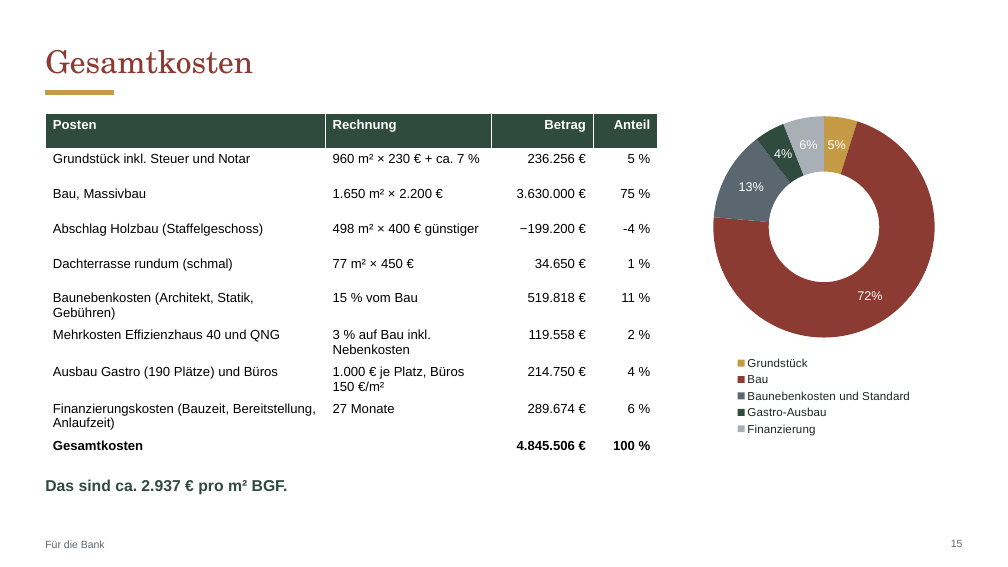
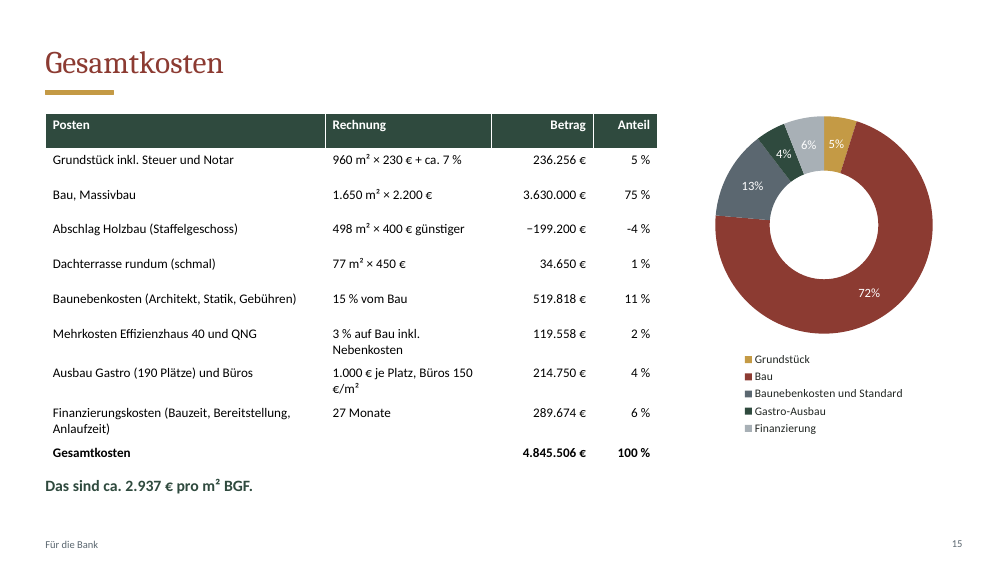
Before and after one commit to CartoonUsername/bau-projekt, a slide deck: slide 15 of praesentation/werlte_master/plan_8WE/Neue-Mitte-Werlte_Baufeld3_8-Wohnungen_Grosse-Gastro-EG_Rev-GRZ-II.pptx. Drawn at 1008x567 pixels with LibreOffice and Linux fonts; fonts in the diff are those of the drawing. Boxes give left, top, right and bottom in pixels: in the first picture for what was removed or moved away, otherwise in the second. Text is boxed around its words. In the diff, an @@ line names an element or a change of style, - is before the commit and + after.

```diff
--- a/praesentation/werlte_master/plan_8WE/Neue-Mitte-Werlte_Baufeld3_8-Wohnungen_Grosse-Gastro-EG_Rev-GRZ-II.pptx
+++ b/praesentation/werlte_master/plan_8WE/Neue-Mitte-Werlte_Baufeld3_8-Wohnungen_Grosse-Gastro-EG_Rev-GRZ-II.pptx
@@ title "Gesamtkosten" at (45, 51, 224, 74): font TeX Gyre Schola to Cambria @@
@@ table at (45, 113, 658, 461) @@
@@ font Arial to Calibri @@
@@ doughnut chart at (673, 106, 975, 439) @@
@@ data labels of Series 1 changed @@
@@ legend changed @@
@@ lettering changed @@
@@ font Arial to Calibri in 3 elements at (45, 541, 98, 548), (45, 478, 253, 494), (952, 540, 963, 547) @@
```
Also in this commit, not shown: 30 other slides changed, 1 other file.
